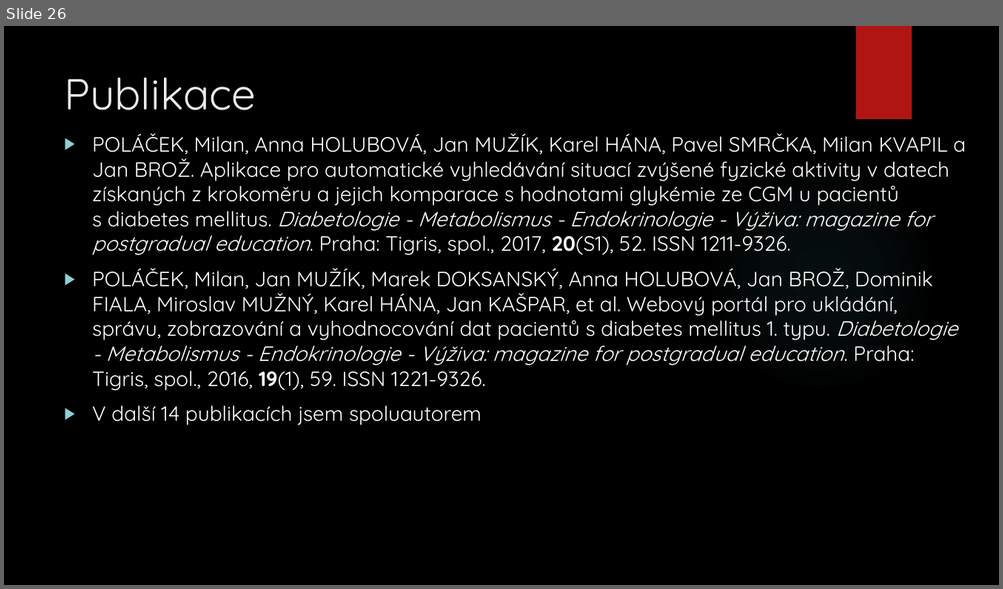
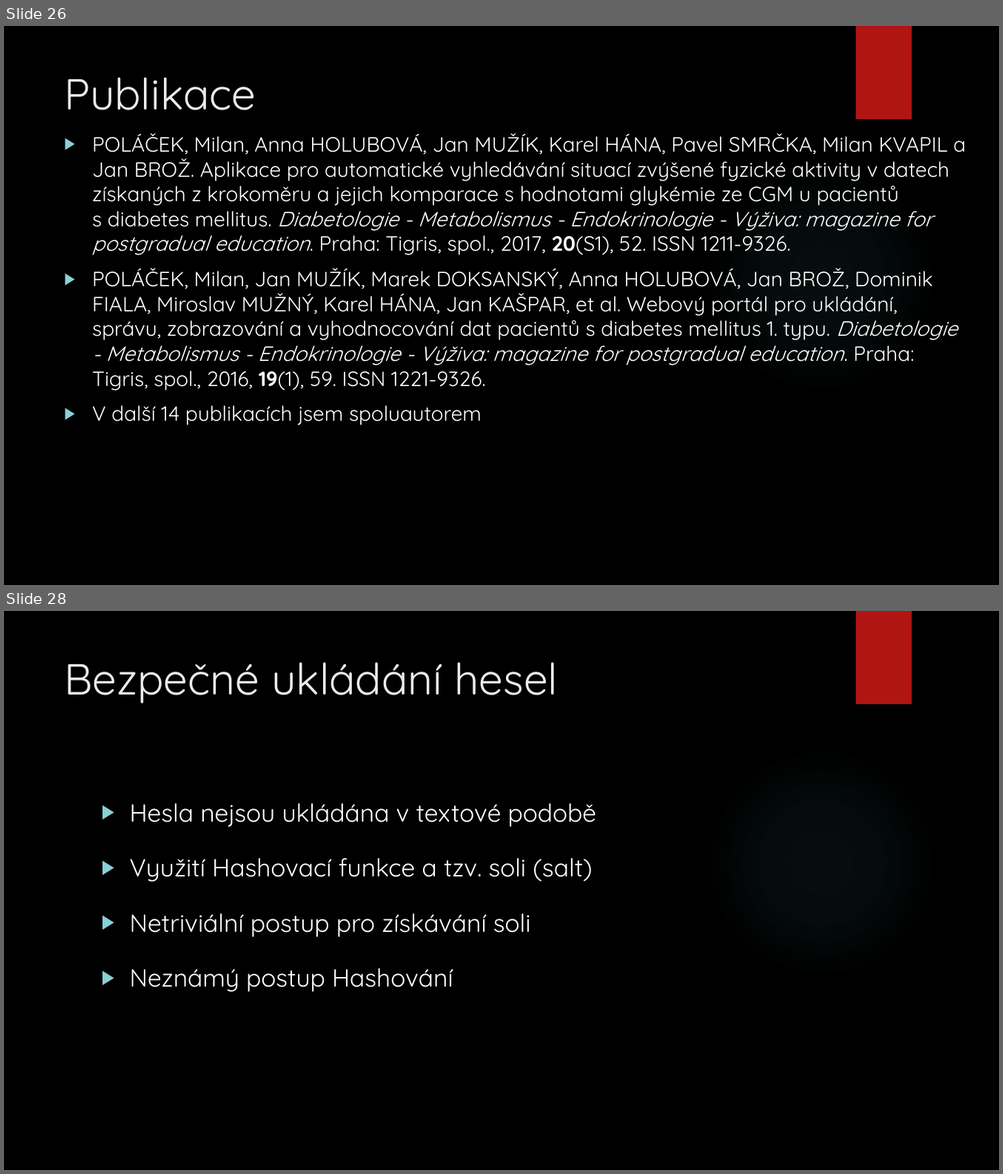
Before and after one commit to MrMilan/Diplomka, a slide deck: prezentace diplomka/DP_Diani.pptx. Shown one above the other, each under a label of ours: slide 26 before the commit, slides 26 and 28 after it; the slides between them are not shown. The pictures are 1003x589 and 1003x1174 pixels, drawn with LibreOffice and Linux fonts; fonts in the diff are those of the drawing; background and template pictures are left out. Boxes give left, top, right and bottom in pixels: in the first picture for what was removed or moved away, otherwise in the second. Text is boxed around its words. In the diff, an @@ line names an element or a change of style, - is before the commit and + after.

```diff
--- a/prezentace diplomka/DP_Diani.pptx
+++ b/prezentace diplomka/DP_Diani.pptx
@@ slide 28 added at [4, 611, 999, 1170], background picture (left out); not listed: 2 template elements that a slide beside it also shows @@
@@ title added at [64, 662, 558, 703], 42 pt, text #EBEBEB @@
+Bezpečné ukládání hesel
@@ text added at [130, 803, 596, 992], 24 pt, text #FFFFFF @@
+▶ Hesla nejsou ukládána v textové podobě
+▶ Využití Hashovací funkce a tzv. soli (salt)
+▶ Netriviální postup pro získávání soli
+▶ Neznámý postup Hashování
```
Also in this commit, not shown: 6 slides changed, 2 other slides added, 1 other file.
